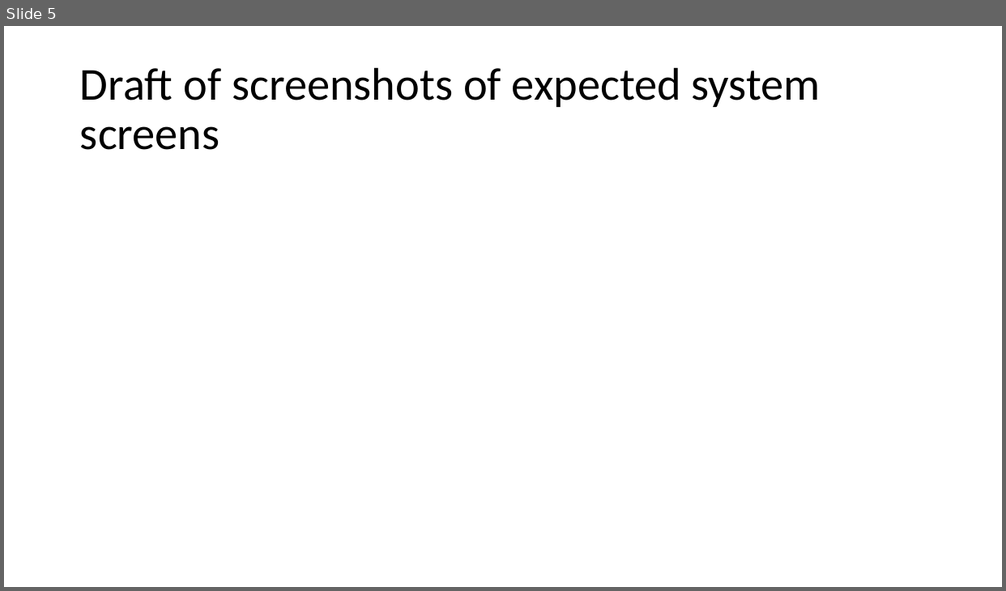
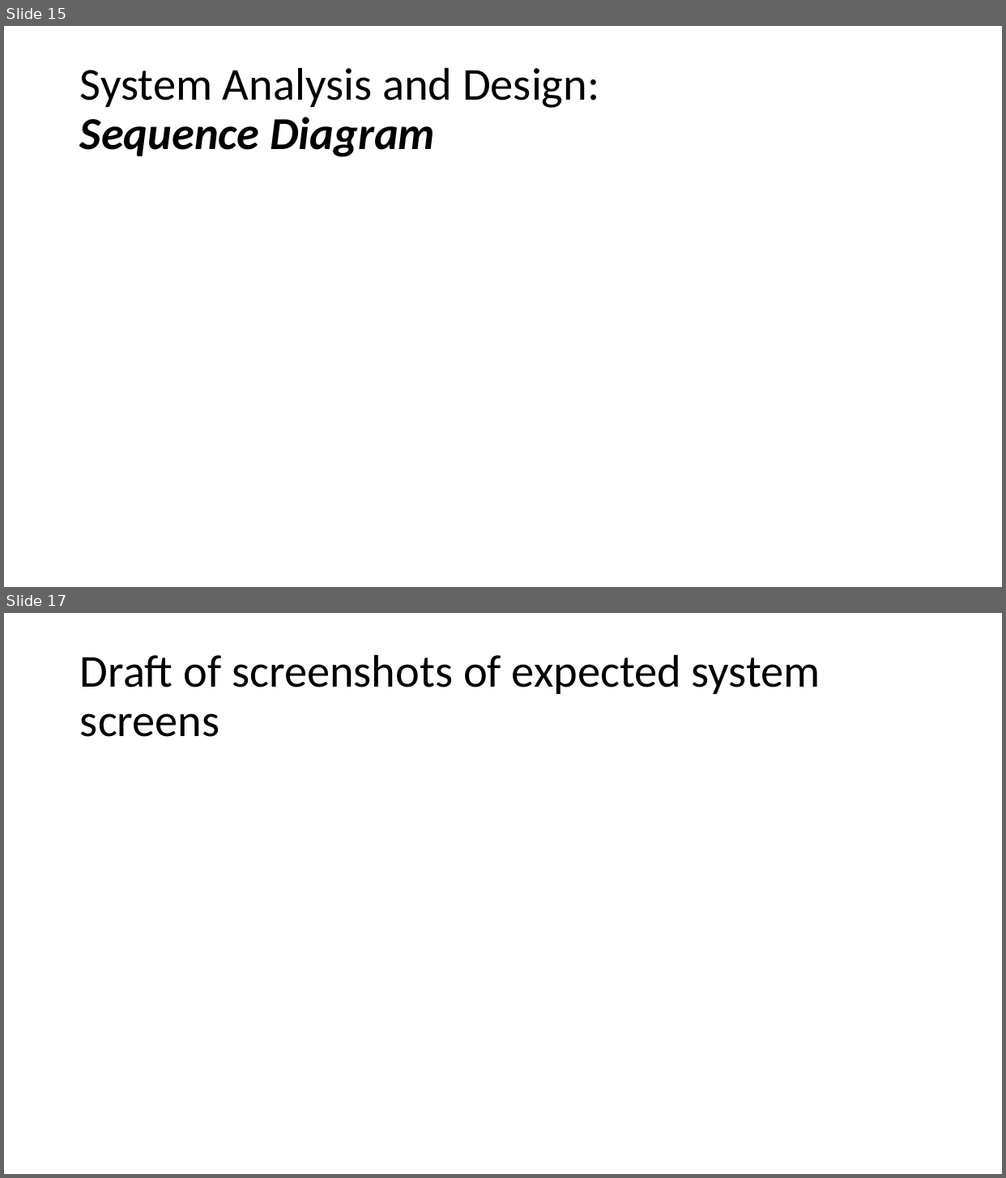
Before and after one commit to FCI-E-campus/fci-e-campus-docs, a slide deck: Mid-year document & presentation/FCI-CU-GP-Midyear-Presentation.pptx. Shown one above the other, each under a label of ours: slide 5 before the commit, slides 15 and 17 after it; the slides between them are not shown. The pictures are 1006x591 and 1006x1178 pixels, drawn with LibreOffice and Linux fonts; fonts in the diff are those of the drawing. Boxes give left, top, right and bottom in pixels: in the first picture for what was removed or moved away, otherwise in the second. Text is boxed around its words. In the diff, an @@ line names an element or a change of style, - is before the commit and + after.

```diff
--- a/Mid-year document & presentation/FCI-CU-GP-Midyear-Presentation.pptx
+++ b/Mid-year document & presentation/FCI-CU-GP-Midyear-Presentation.pptx
@@ slide 15 added at [4,26,1002,587], background #FFFFFF @@
@@ title added at [80,67,599,157], 44 pt, text #000000 @@
+System Analysis and Design:
+Sequence Diagram
@@ what was slide 5 is now slide 17 @@
```
Also in this commit, not shown: 4 slides changed, 11 other slides added, 4 other files.
